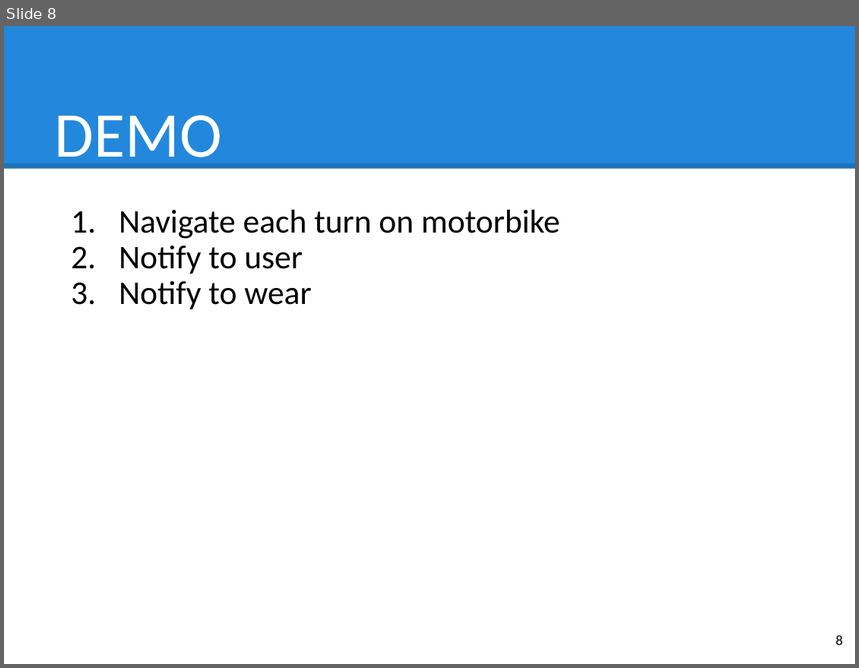
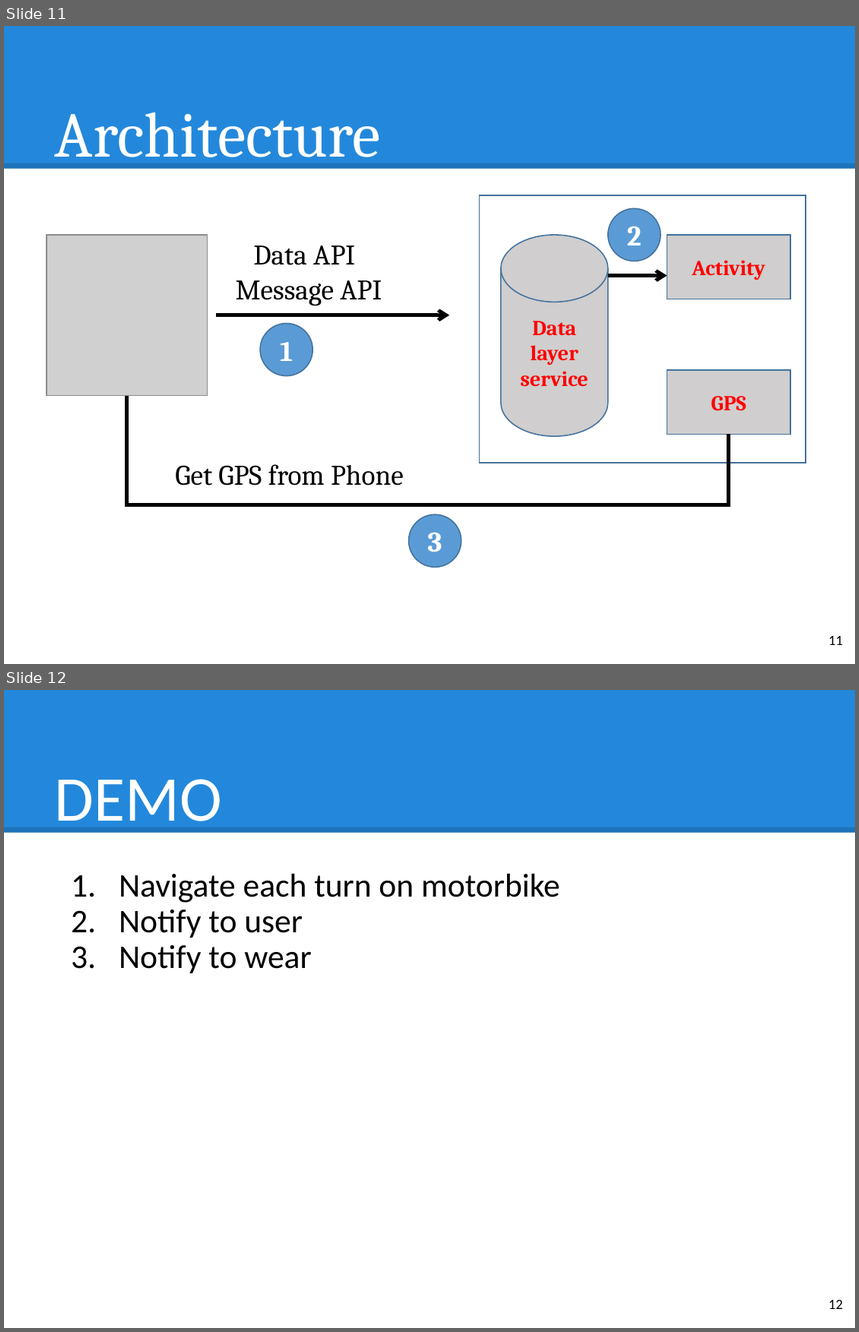
Before and after one commit to hqt/street-router, a slide deck: Document/presentation/nam/wear.pptx. Shown one above the other, each under a label of ours: slide 8 before the commit, slides 11 and 12 after it. The pictures are 859x668 and 859x1332 pixels, drawn with LibreOffice and Linux fonts; fonts in the diff are those of the drawing; grey boxes stand for pictures. Boxes give left, top, right and bottom in pixels: in the first picture for what was removed or moved away, otherwise in the second. Text is boxed around its words. In the diff, an @@ line names an element or a change of style, - is before the commit and + after.

```diff
--- a/Document/presentation/nam/wear.pptx
+++ b/Document/presentation/nam/wear.pptx
@@ slide 11 added at bbox=[4, 26, 855, 664], background #FFFFFF; not listed: 2 template elements that a slide beside it also shows @@
@@ text added at bbox=[55, 112, 381, 170], 54 pt, text #FFFFFF @@
+Architecture
@@ rectangle added at bbox=[480, 195, 806, 463], outline #43739E 1 pt @@
@@ ellipse added at bbox=[608, 209, 661, 262], fill #5B9BD5, outline #43739E 1 pt, 24 pt, text #FFFFFF, bold @@
+2
@@ picture added at bbox=[47, 234, 208, 395] @@
@@ text added at bbox=[253, 246, 355, 265], 24 pt, text #000000 @@
+Data API
@@ cylinder added at bbox=[501, 234, 608, 436], fill #D0CECE, outline #43739E 1 pt, 18 pt, text #FF0000, bold @@
+Data layer service
@@ rectangle added at bbox=[667, 234, 791, 300], fill #D0CECE, outline #43739E 1 pt, 18 pt, text #FF0000, bold @@
+Activity
@@ arrow added from (608, 275) to (667, 275), #000000 3 pt @@
@@ text added at bbox=[236, 281, 382, 306], 24 pt, text #000000 @@
+Message API
@@ arrow added from (216, 316) to (449, 316), #000000 3 pt @@
@@ ellipse added at bbox=[260, 324, 313, 376], fill #5B9BD5, outline #43739E 1 pt, 24 pt, text #FFFFFF, bold @@
+1
@@ rectangle added at bbox=[667, 370, 791, 435], fill #D0CECE, outline #43739E 1 pt, 18 pt, text #FF0000, bold @@
+GPS
@@ elbow line added from (729, 435) to (126, 395), #000000 3 pt @@
@@ text added at bbox=[175, 465, 404, 486], 24 pt, text #000000 @@
+Get GPS from Phone
@@ ellipse added at bbox=[409, 515, 462, 567], fill #5B9BD5, outline #43739E 1 pt, 24 pt, text #FFFFFF, bold @@
+3
@@ page number added at bbox=[829, 636, 843, 645], 12 pt, text #000000 @@
+11
@@ what was slide 8 is now slide 12 @@
@@ page number at bbox=[829, 1300, 843, 1309]: text changed @@
-8
+12
```
Also in this commit, not shown: 6 slides changed, 4 other slides added, 1 slide removed.
